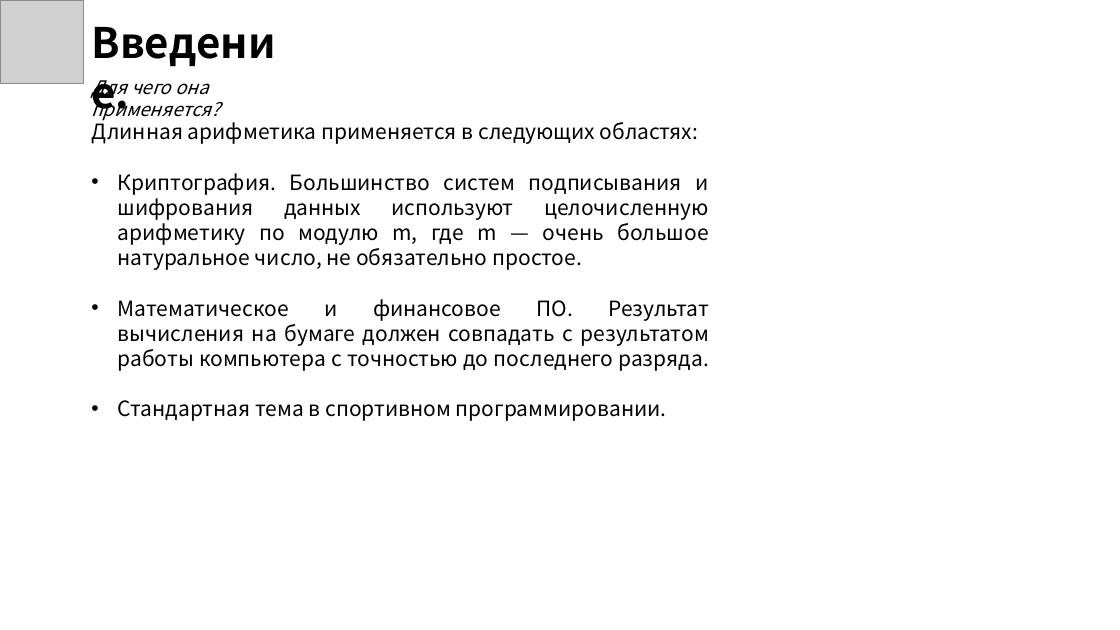
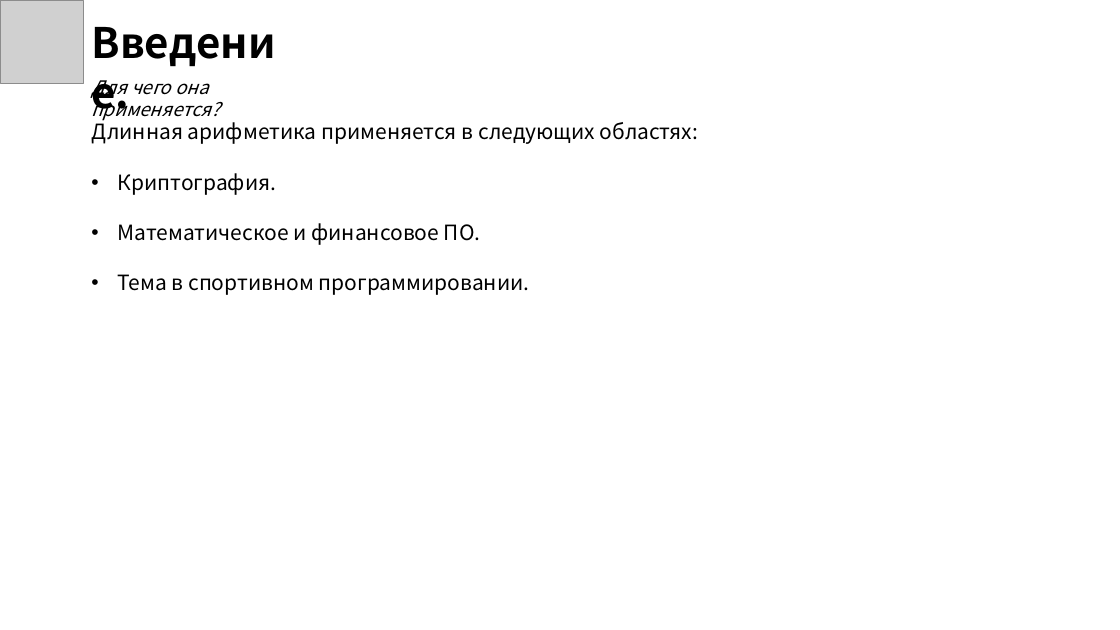
Before and after one commit to Elsium/ASD, a slide deck: slide 4 of presentation/presentation.pptx (slide 5 before the commit). Drawn at 1120x630 pixels with LibreOffice and Linux fonts; fonts in the diff are those of the drawing; grey boxes stand for pictures; background and template pictures are left out. Boxes give left, top, right and bottom in pixels: in the first picture for what was removed or moved away, otherwise in the second. Text is boxed around its words. In the diff, an @@ line names an element or a change of style, - is before the commit and + after.

```diff
--- a/presentation/presentation.pptx
+++ b/presentation/presentation.pptx
@@ text at (118, 173, 530, 295): text changed @@
-• Криптография. Большинство систем подписывания и шифрования данных используют целочисленную арифметику по модулю m, где m — очень большое натуральное число, не обязательно простое.
-• Математическое и финансовое ПО. Результат вычисления на бумаге должен совпадать с результатом работы компьютера с точностью до последнего разряда.
-• Стандартная тема в спортивном программировании.
+• Криптография.
+• Математическое и финансовое ПО.
+• Тема в спортивном программировании.
```
Also in this commit, not shown: 6 other slides changed, 1 slide added, 11 slides removed, 6 other files.
